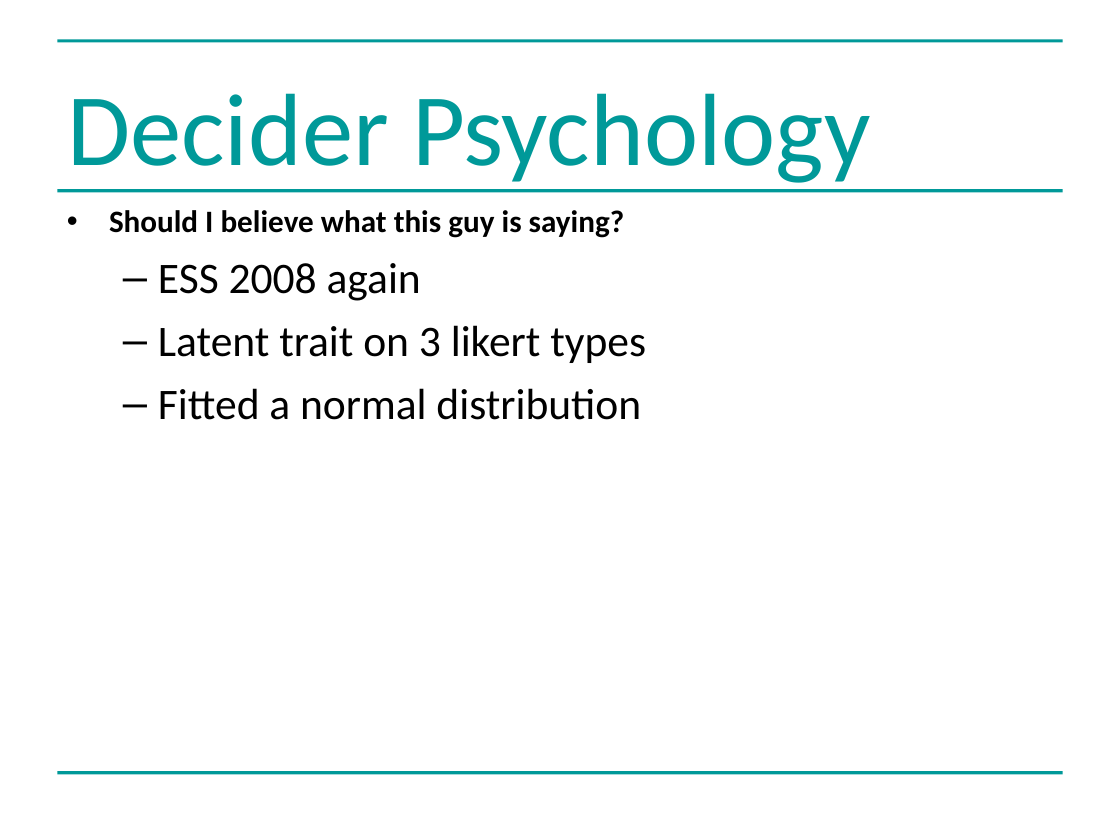
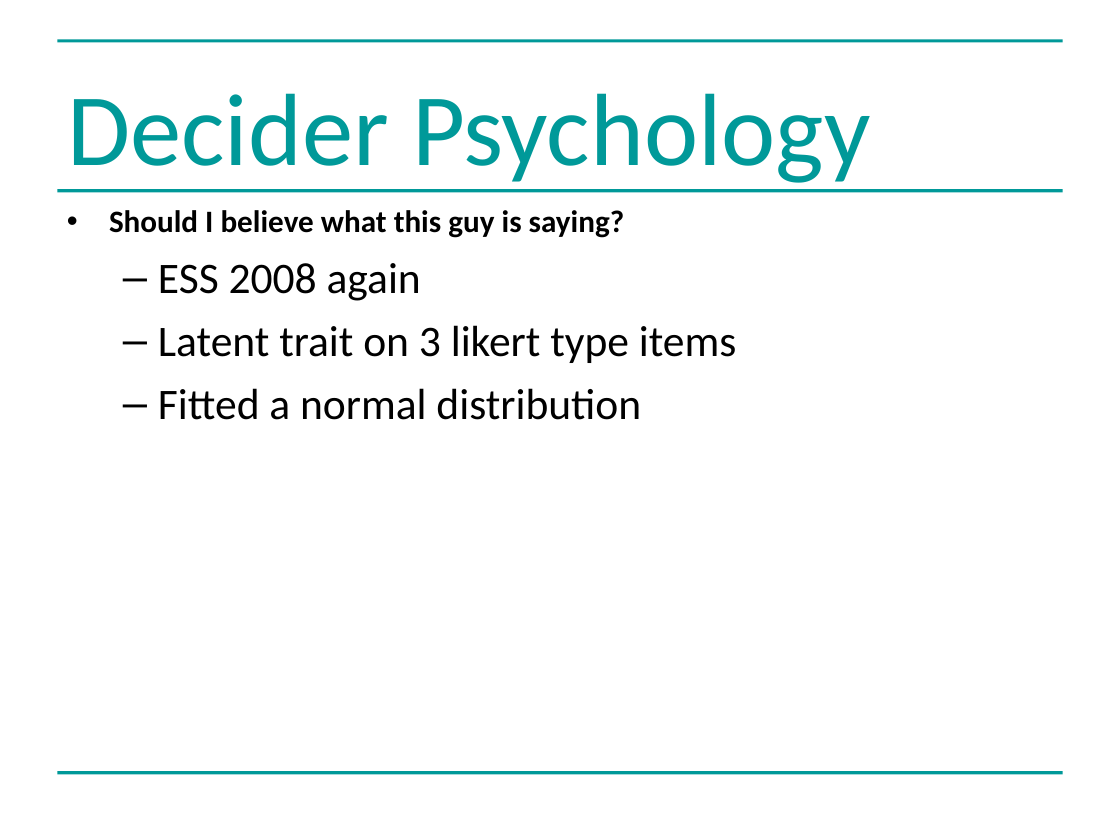
Before and after one commit to greenape/bsps2015, a slide deck: slide 12 of presentation/risky_aging_bsps.ppt. Drawn at 1120x840 pixels with LibreOffice and Linux fonts; fonts in the diff are those of the drawing. Boxes give left, top, right and bottom in pixels: in the first picture for what was removed or moved away, otherwise in the second. Text is boxed around its words. In the diff, an @@ line names an element or a change of style, - is before the commit and + after.

```diff
--- a/presentation/risky_aging_bsps.ppt
+++ b/presentation/risky_aging_bsps.ppt
@@ text at (158,325,736,363): text changed @@
-  – Latent trait on 3 likert types
+  – Latent trait on 3 likert type items
```
Also in this commit, not shown: 2 other slides changed, 1 slide added.
